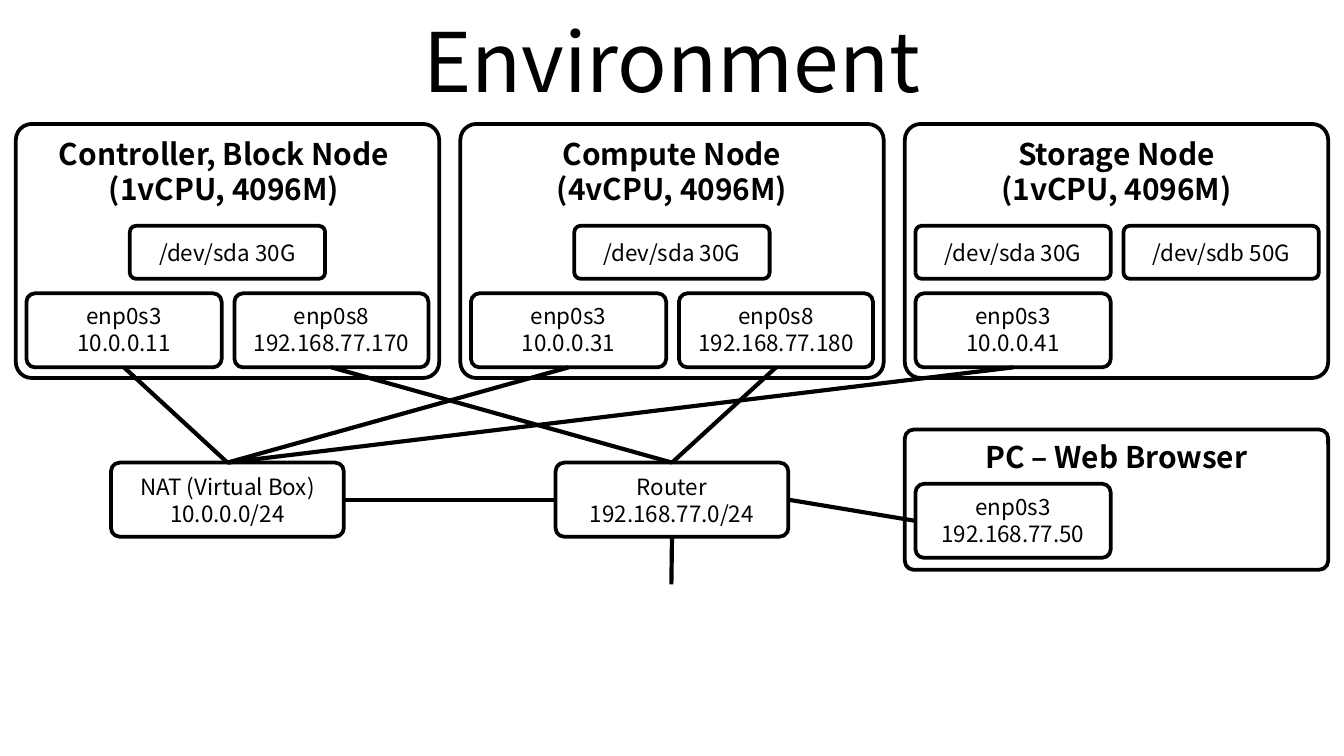
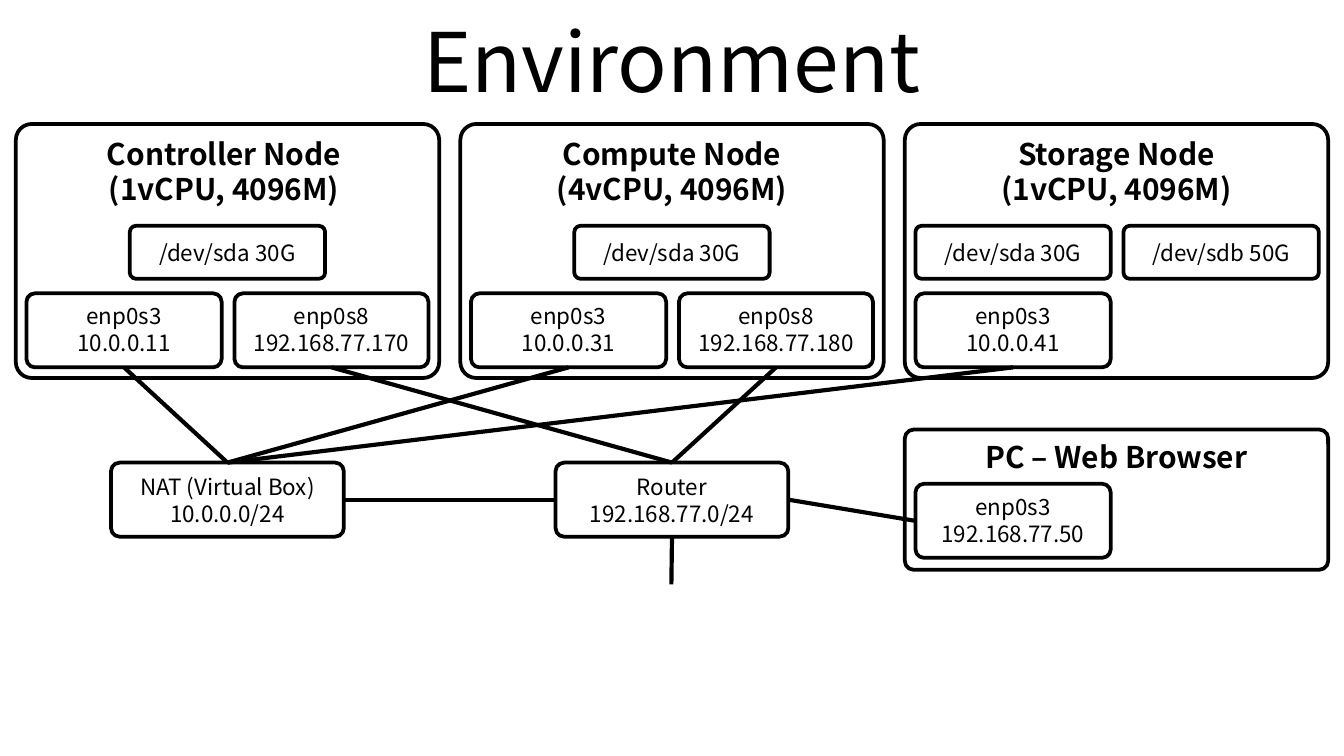
Before and after one commit to ssup2/blog-old, a slide deck: slide 1 of images/record/OpenStack_Newton_Install_Ubuntu16.04/OpenStack_Newton_Install.pptx. Drawn at 1344x756 pixels with LibreOffice and Linux fonts; fonts in the diff are those of the drawing. Boxes give left, top, right and bottom in pixels: in the first picture for what was removed or moved away, otherwise in the second. Text is boxed around its words. In the diff, an @@ line names an element or a change of style, - is before the commit and + after.

```diff
--- a/images/record/OpenStack_Newton_Install_Ubuntu16.04/OpenStack_Newton_Install.pptx
+++ b/images/record/OpenStack_Newton_Install_Ubuntu16.04/OpenStack_Newton_Install.pptx
@@ text in rounded rectangle at (107,141,341,166): text changed @@
-Controller, Block Node
+Controller Node
```
Also in this commit, not shown: 2 other files.
